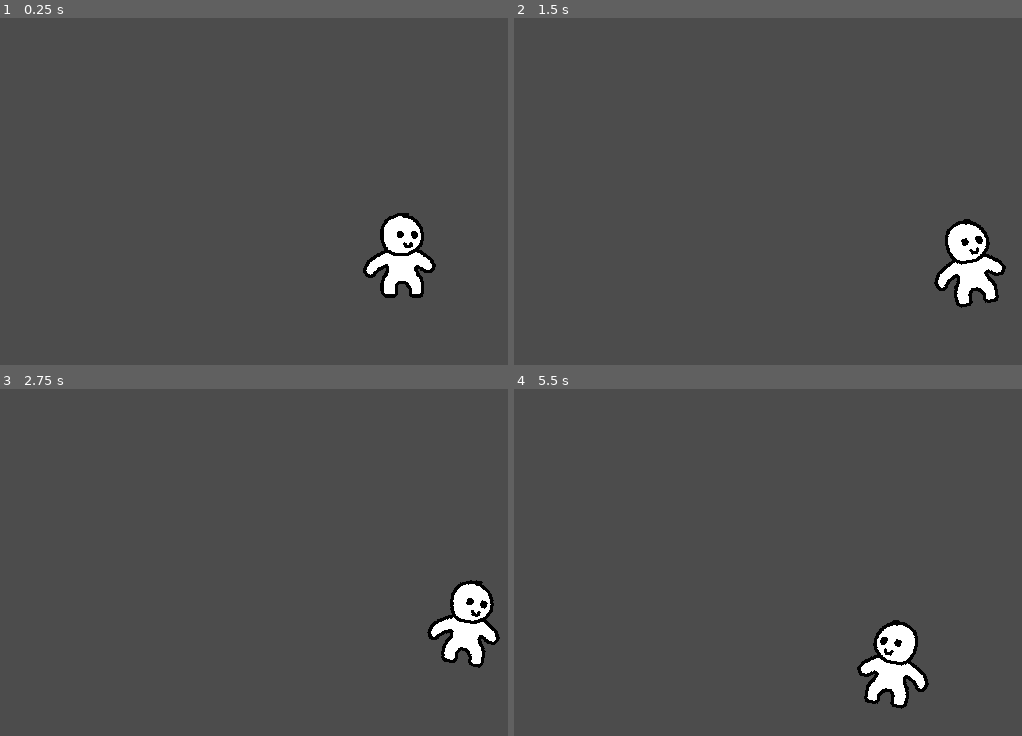
Above: before the commit, frames 1-4 (two rows, left to right).
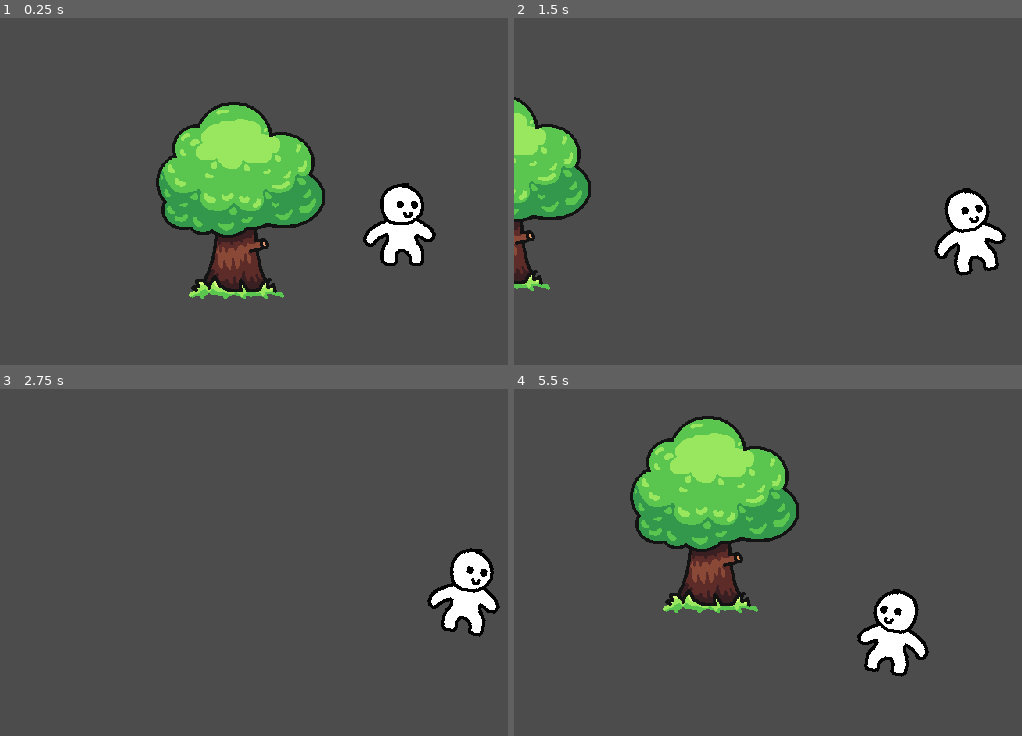
Above: after the commit, the same moments.

Repository: vuxnq/dungeon
Game: Godot game, scene res://scenes/world.tscn
The game is run twice, just before and just after one commit, with the same random seed, the same clock (stepped at 60 frames per second) and the same inputs.
Inputs:
- Up to frame 1 (0.25 s): no input
- Up to frame 2 (1.5 s): tap Enter at 0.5 s; hold Right (ui_right) 0.53-1.28 s; hold Down (ui_down) from 1.28 s (still down)
- Up to frame 3 (2.75 s): release Down (ui_down) at 2.03 s; hold Right (ui_right) from 2.03 s (still down)
- Up to frame 4 (5.5 s): release Right (ui_right) at 2.78 s; hold Up (ui_up) 2.78-3.53 s; hold Left (ui_left) 3.53-5.03 s; hold Down (ui_down) from 5.03 s (still down)

The runs differ from the first frame. In frame 1, 14% of the frame differs, in the area x 30-86%, y 24-81%; in frame 2, 7.2%; in frame 3, 2.5%; in frame 4, 14%, in the area x 22-82%, y 7-93%.

Commit message:
added tree with collisions

Diff:
--- a/scenes/player.tscn
+++ b/scenes/player.tscn
@@ -4,7 +4,8 @@
 [ext_resource path="res://scripts/player.gd" type="Script" id=2]
 
 [sub_resource type="CapsuleShape2D" id=1]
-radius = 22.0
+radius = 16.0
+height = 32.0001
 
 [sub_resource type="Animation" id=4]
 length = 0.001
@@ -18,7 +19,7 @@
 "times": PoolRealArray( 0 ),
 "transitions": PoolRealArray( 1 ),
 "update": 0,
-"values": [ Vector2( 1, 0.882812 ) ]
+"values": [ Vector2( 1, 1 ) ]
 }
 tracks/1/type = "value"
 tracks/1/path = NodePath("Sprite:position")
@@ -30,7 +31,7 @@
 "times": PoolRealArray( 0 ),
 "transitions": PoolRealArray( 1 ),
 "update": 0,
-"values": [ Vector2( 0, 7.5 ) ]
+"values": [ Vector2( 0, -40 ) ]
 }
 tracks/2/type = "value"
 tracks/2/path = NodePath("Sprite:rotation_degrees")
@@ -59,7 +60,7 @@
 "times": PoolRealArray( 0.5, 1.5 ),
 "transitions": PoolRealArray( 1, 1 ),
 "update": 0,
-"values": [ Vector2( 1, 0.976563 ), Vector2( 1, 1 ) ]
+"values": [ Vector2( 1, 0.960938 ), Vector2( 1, 1 ) ]
 }
 tracks/1/type = "value"
 tracks/1/path = NodePath("Sprite:position")
@@ -71,7 +72,7 @@
 "times": PoolRealArray( 0.5, 1.5 ),
 "transitions": PoolRealArray( 1, 1 ),
 "update": 0,
-"values": [ Vector2( 0, 1.5 ), Vector2( 0, 0 ) ]
+"values": [ Vector2( 0, -37.5 ), Vector2( 0, -40 ) ]
 }
 tracks/2/type = "value"
 tracks/2/path = NodePath("Sprite:flip_h")
@@ -98,7 +99,7 @@
 "values": [ 0.0 ]
 }
 
-[sub_resource type="Animation" id=8]
+[sub_resource type="Animation" id=32]
 resource_name = "idle_right"
 length = 2.0
 loop = true
@@ -112,7 +113,7 @@
 "times": PoolRealArray( 0.5, 1.5 ),
 "transitions": PoolRealArray( 1, 1 ),
 "update": 0,
-"values": [ Vector2( 1, 0.976563 ), Vector2( 1, 1 ) ]
+"values": [ Vector2( 1, 0.960938 ), Vector2( 1, 1 ) ]
 }
 tracks/1/type = "value"
 tracks/1/path = NodePath("Sprite:position")
@@ -124,7 +125,7 @@
 "times": PoolRealArray( 0.5, 1.5 ),
 "transitions": PoolRealArray( 1, 1 ),
 "update": 0,
-"values": [ Vector2( 0, 1.5 ), Vector2( 0, 0 ) ]
+"values": [ Vector2( 0, -37.5 ), Vector2( 0, -40 ) ]
 }
 tracks/2/type = "value"
 tracks/2/path = NodePath("Sprite:flip_h")
@@ -177,7 +178,7 @@
 "times": PoolRealArray( 0, 0.1, 0.25, 0.4 ),
 "transitions": PoolRealArray( 1, 1, 1, 1 ),
 "update": 0,
-"values": [ Vector2( 0, 0 ), Vector2( 0, -25 ), Vector2( 0, 0 ), Vector2( 0, -25 ) ]
+"values": [ Vector2( 0, -40 ), Vector2( 0, -65 ), Vector2( 0, -40 ), Vector2( 0, -65 ) ]
 }
 tracks/2/type = "value"
 tracks/2/path = NodePath("Sprite:flip_h")
@@ -230,7 +231,7 @@
 "times": PoolRealArray( 0, 0.1, 0.25, 0.4 ),
 "transitions": PoolRealArray( 1, 1, 1, 1 ),
 "update": 0,
-"values": [ Vector2( 0, 0 ), Vector2( 0, -25 ), Vector2( 0, 0 ), Vector2( 0, -25 ) ]
+"values": [ Vector2( 0, -40 ), Vector2( 0, -65 ), Vector2( 0, -40 ), Vector2( 0, -65 ) ]
 }
 tracks/2/type = "value"
 tracks/2/path = NodePath("Sprite:flip_h")
@@ -283,7 +284,7 @@
 "times": PoolRealArray( 0, 0.1, 0.25, 0.4 ),
 "transitions": PoolRealArray( 1, 1, 1, 1 ),
 "update": 0,
-"values": [ Vector2( 0, 0 ), Vector2( 0, -25 ), Vector2( 0, 0 ), Vector2( 0, -25 ) ]
+"values": [ Vector2( 0, -40 ), Vector2( 0, -65 ), Vector2( 0, -40 ), Vector2( 0, -65 ) ]
 }
 tracks/2/type = "value"
 tracks/2/path = NodePath("Sprite:rotation_degrees")
@@ -353,19 +354,18 @@
 script = ExtResource( 2 )
 
 [node name="Sprite" type="Sprite" parent="."]
-position = Vector2( 0, 7.5 )
-scale = Vector2( 1, 0.882812 )
+position = Vector2( 0, -40 )
 texture = ExtResource( 1 )
+flip_h = true
 
 [node name="CollisionShape2D" type="CollisionShape2D" parent="."]
-position = Vector2( 0, 35 )
 rotation = 1.5708
 shape = SubResource( 1 )
 
 [node name="AnimationPlayer" type="AnimationPlayer" parent="."]
 anims/RESET = SubResource( 4 )
 anims/idle_left = SubResource( 5 )
-anims/idle_right = SubResource( 8 )
+anims/idle_right = SubResource( 32 )
 anims/walk_left = SubResource( 14 )
 anims/walk_right = SubResource( 15 )
 anims/walk_updown = SubResource( 24 )
--- /dev/null
+++ b/scenes/tree.tscn
@@ -0,0 +1,17 @@
+[gd_scene load_steps=3 format=2]
+
+[ext_resource path="res://assets/tree.png" type="Texture" id=1]
+
+[sub_resource type="CapsuleShape2D" id=1]
+radius = 18.0
+height = 62.0
+
+[node name="Tree" type="StaticBody2D"]
+
+[node name="Sprite" type="Sprite" parent="."]
+position = Vector2( 0, -106 )
+texture = ExtResource( 1 )
+
+[node name="CollisionShape2D" type="CollisionShape2D" parent="."]
+rotation = 1.5708
+shape = SubResource( 1 )
--- a/scenes/world.tscn
+++ b/scenes/world.tscn
@@ -1,7 +1,13 @@
-[gd_scene load_steps=2 format=2]
+[gd_scene load_steps=3 format=2]
 
 [ext_resource path="res://scenes/player.tscn" type="PackedScene" id=1]
+[ext_resource path="res://scenes/tree.tscn" type="PackedScene" id=2]
 
 [node name="World" type="Node2D"]
 
-[node name="KinematicBody2D" parent="." instance=ExtResource( 1 )]
+[node name="YSort" type="YSort" parent="."]
+
+[node name="KinematicBody2D" parent="YSort" instance=ExtResource( 1 )]
+
+[node name="Tree" parent="YSort" instance=ExtResource( 2 )]
+position = Vector2( -208, 40 )
Binary file added: assets/tree.png
Not shown, added: assets/tree.png.import
